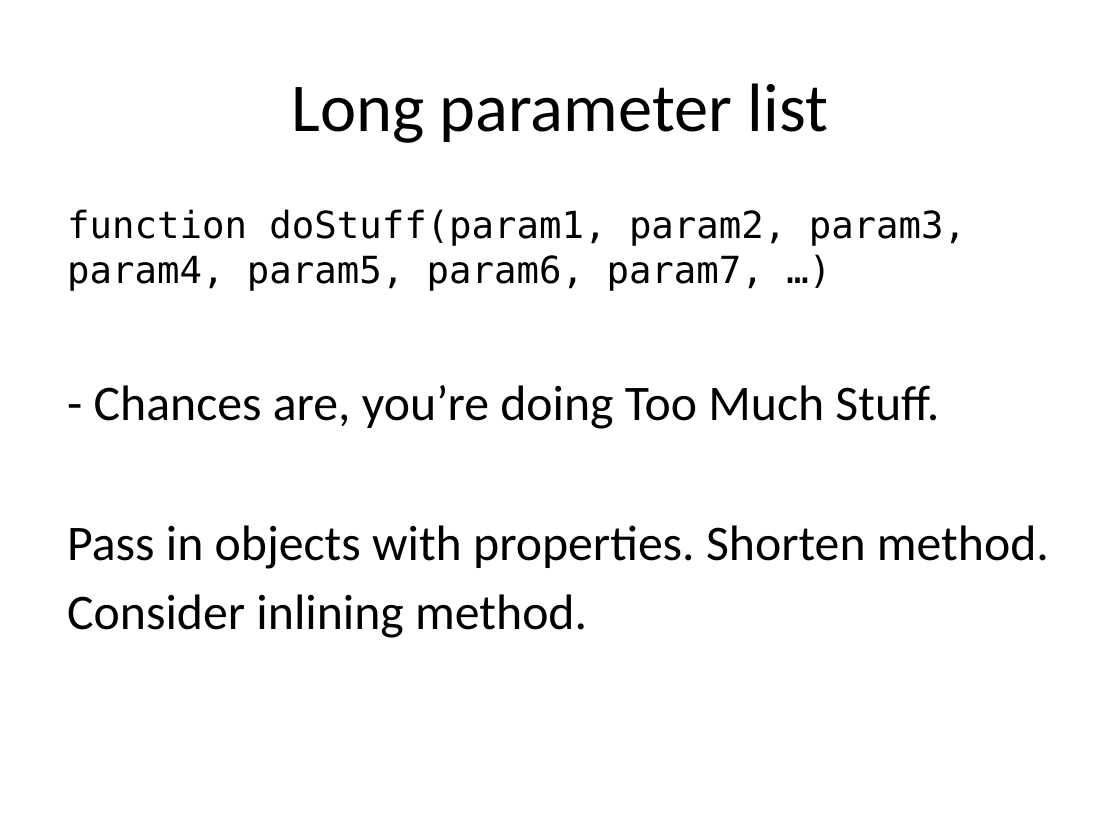
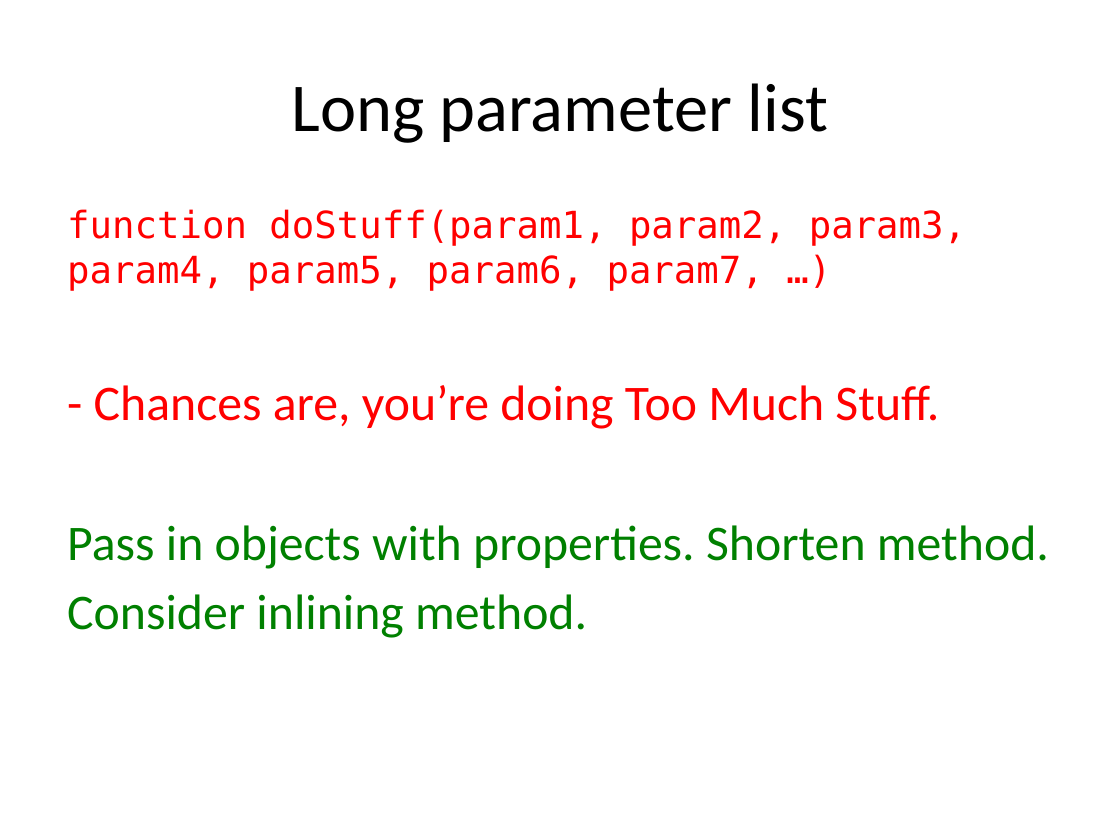
Before and after one commit to nerdschoolbergen/code-smells, a slide deck: slide 7 of code_smells.pptx. Drawn at 1120x840 pixels with LibreOffice and Linux fonts; fonts in the diff are those of the drawing. Boxes give left, top, right and bottom in pixels: in the first picture for what was removed or moved away, otherwise in the second. Text is boxed around its words. In the diff, an @@ line names an element or a change of style, - is before the commit and + after.

```diff
--- a/code_smells.pptx
+++ b/code_smells.pptx
@@ text "function doStuff(param1, param2, param3, param4, ..." at bbox=[67, 209, 1049, 638]: text colour #000000 to #FF0000 in "function doStuff(param1, param2, param3, param4, param5, par ...", "- Chances are, you’re doing Too Much ..."; text colour #000000 to #008000 in "Pass in objects with properties. Shorten method.", "Consider inlining method." @@
```
Also in this commit, not shown: 10 other slides changed, 2 slides added, 1 slide removed, 1 other file.
